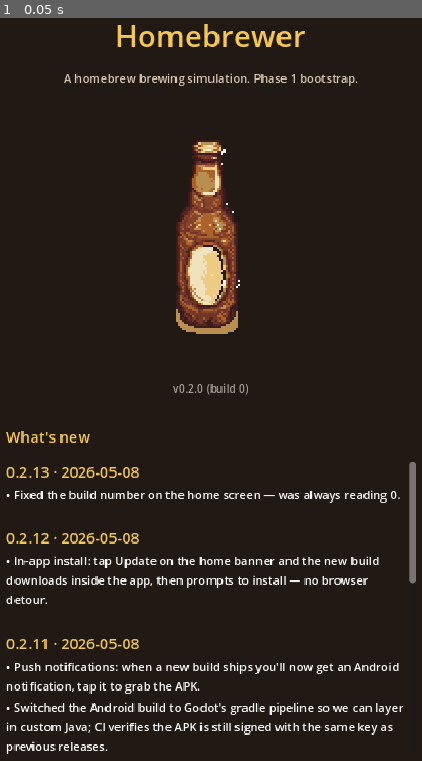
Above: before the commit, frame 1.
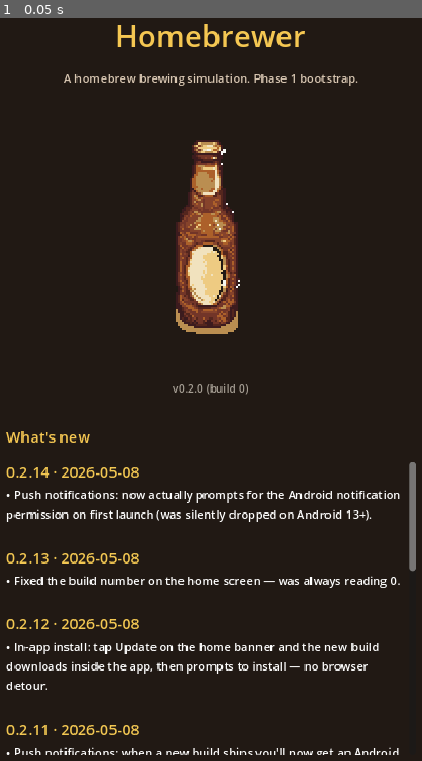
Above: after the commit, the same moment.

Repository: Shadaeiou/homebrewer
Game: Godot game, scene res://scenes/main.tscn
Two runs of this game, one before a commit and one after it. Both use one fixed random seed, a clock stepped at 60 frames per second and the inputs below.
Inputs:
- Up to frame 1 (0.05 s): no input

The runs differ from the first frame. In frame 1, 6.2% of the frame differs, in the area x 1-99%, y 60-100%.

Commit message:
Request POST_NOTIFICATIONS at runtime so FCM pushes actually surface
On Android 13+ POST_NOTIFICATIONS is a runtime permission — declaring it
in the manifest isn't enough; without an explicit user grant, all FCM
messages are silently dropped before the notification ever fires.

Updater._ready() now calls OS.request_permission(...) on Android. On API
33+ that triggers the system dialog the first time. On older Android
the permission is install-time and the call returns true immediately
with no UI.

Co-Authored-By: Claude Opus 4.7 (1M context) <noreply@anthropic.com>

Diff:
--- a/godot/data/changelog.json
+++ b/godot/data/changelog.json
@@ -1,4 +1,11 @@
 [
+  {
+    "version": "0.2.14",
+    "date": "2026-05-08",
+    "bullets": [
+      "Push notifications: now actually prompts for the Android notification permission on first launch (was silently dropped on Android 13+)."
+    ]
+  },
   {
     "version": "0.2.13",
     "date": "2026-05-08",
--- a/godot/systems/updater.gd
+++ b/godot/systems/updater.gd
@@ -27,6 +27,12 @@
 	_http.timeout = 15.0
 	add_child(_http)
 	_http.request_completed.connect(_on_request_completed)
+	if OS.get_name() == "Android":
+		# POST_NOTIFICATIONS is a runtime permission on Android 13+ (API 33+).
+		# Without granting it, FCM messages are silently dropped — the system
+		# notification never surfaces. On older Android the permission is
+		# install-time and request_permission returns true immediately.
+		OS.request_permission("android.permission.POST_NOTIFICATIONS")
 	# Defer slightly so the home scene is fully laid out before we emit.
 	await get_tree().create_timer(1.0).timeout
 	check_for_updates()
